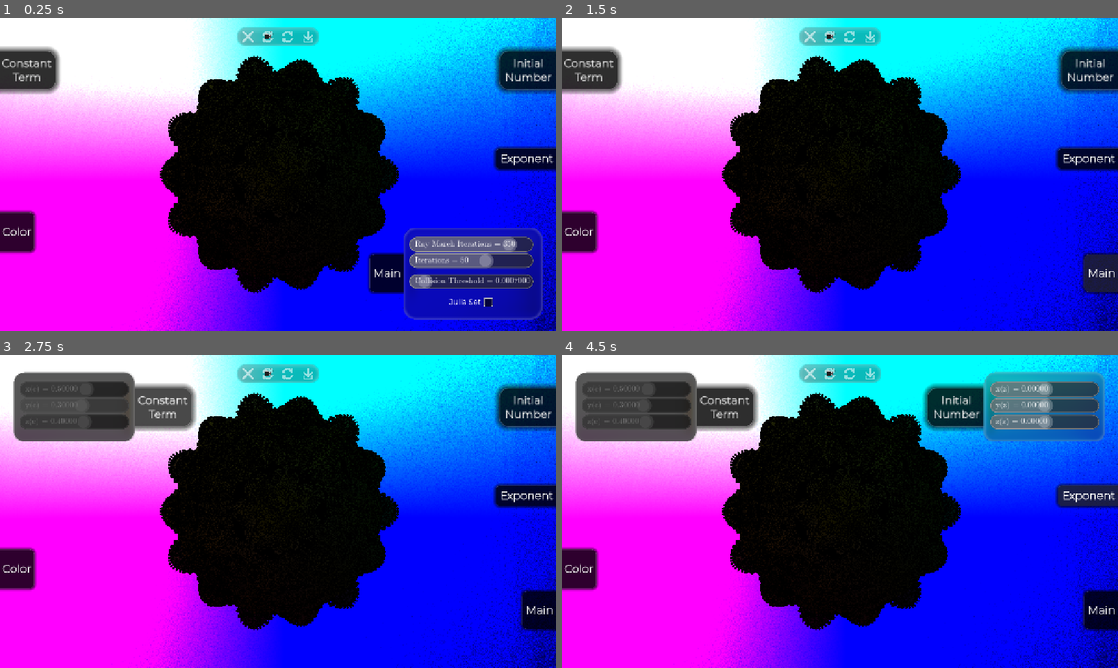
Above: before the commit, frames 1-4 (two rows, left to right).
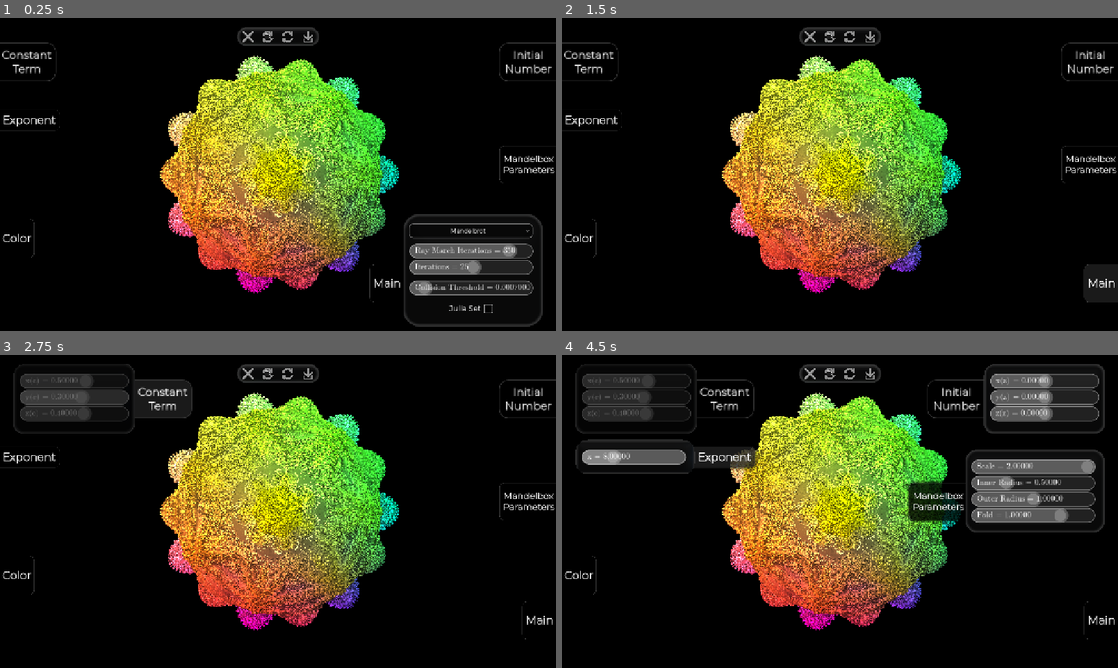
Above: after the commit, the same moments.

Repository: ADOGamedev/Fractals
Game: Godot game, scene res://scenes/mandelbulb_fractal.tscn
Two runs of this game, one before a commit and one after it. Both use one fixed random seed, a clock stepped at 60 frames per second and the inputs below. This scene is started directly instead of the project's main scene.
Inputs (mouse positions are in pixels of both pictures, inside the frame that each line leads up to):
- Up to frame 1 (0.25 s): no input
- Up to frame 2 (1.5 s): click (1034, 230) at 0.5 s, where only the run after the commit has a clickable "Mandelbrot"; click "Main" at 1.25 s
- Up to frame 3 (2.75 s): click "Constant Term" at 2 s
- Up to frame 4 (4.5 s): click (1090, 502) at 2.75 s, where only the run after the commit has a clickable "Mandelbox Parameters"; click "Initial Number" at 3.5 s; click "Exponent" at 4.25 s

The runs differ from the first frame. In frame 1, 100% of the frame differs, in the area x 0-100%, y 0-100%; in frame 2, 100%; in frame 3, 98%; in frame 4, 98%.
Error in both runs: Invalid assignment of property or key 'grad' with value of type 'Gradient' on a base object of type 'Nil'. (res://src/mandelbulb_fractal/mandelbulb_color_widge…

Commit message:
Laggy Mandelbox done

Diff:
--- a/scenes/main.tscn
+++ b/scenes/main.tscn
@@ -82,7 +82,8 @@
 label = "Complex Fractals 3D"
 secondary_label = "Includes:
     · The Mandelbulb
-With Julia mode."
+    · The Mandelbox
+Both with their respective Julia modes."
 scene = ExtResource("8_tipki")
 
 [node name="n_flake_display_panel" parent="MarginContainer/GridContainer" unique_id=257197875 instance=ExtResource("3_sugp2")]
--- a/scenes/mandelbulb_fractal.tscn
+++ b/scenes/mandelbulb_fractal.tscn
@@ -17,6 +17,7 @@
 
 [sub_resource type="ShaderMaterial" id="ShaderMaterial_var0u"]
 shader = ExtResource("1_rctea")
+shader_parameter/mandelboox_space_scale = 7.0
 shader_parameter/ratio = 1.7777778
 shader_parameter/scale = 1.0
 shader_parameter/camPos = Vector3(0, 0, -3)
@@ -25,20 +26,25 @@
 shader_parameter/constant_c = Vector3(0.5, 0.1, 0.3)
 shader_parameter/lower_bound = 1e-05
 shader_parameter/upper_bound = 100.0
-shader_parameter/ray_march_iterations = 350
-shader_parameter/iterations = 50
+shader_parameter/ray_march_iterations = 350.0
+shader_parameter/iterations = 50.0
 shader_parameter/exponent = 8.0
-shader_parameter/hit_pos_strength = 0.33
+shader_parameter/hit_pos_strength = 8.19
 shader_parameter/iteratios_coloring_strength = 0.33
-shader_parameter/lighting_strength = 0.33
-shader_parameter/ambient_light = 0.15
+shader_parameter/lighting_strength = 0.16
+shader_parameter/ambient_light = 0.215
 shader_parameter/bg_color = Vector3(0, 0, 0)
-shader_parameter/single_color_bg = false
+shader_parameter/single_color_bg = true
 shader_parameter/gradient = SubResource("GradientTexture1D_caifj")
 shader_parameter/gradient_repetition = 350.0
-shader_parameter/gradient_attenuation = 0.0
+shader_parameter/gradient_attenuation = 1.0
 shader_parameter/gradient_offset = 0.0
 shader_parameter/julia = false
+shader_parameter/mandelbox = false
+shader_parameter/mandelbox_f = 1.0
+shader_parameter/mandelbox_s = -1.5
+shader_parameter/mandelbox_r = 0.5
+shader_parameter/mandelbox_or = 1.0
 
 [sub_resource type="ShaderMaterial" id="ShaderMaterial_s30jy"]
 shader = ExtResource("3_iovtp")
@@ -90,9 +96,9 @@
 layout_mode = 3
 anchors_preset = 0
 offset_left = 989.0
-offset_top = 541.0
+offset_top = 564.0
 offset_right = 1275.0
-offset_bottom = 721.0
+offset_bottom = 744.0
 
 [node name="PanelContainer" type="PanelContainer" parent="CanvasLayer/main_panel" unique_id=554276587]
 material = SubResource("ShaderMaterial_s30jy")
@@ -103,9 +109,9 @@
 anchor_right = 1.0
 anchor_bottom = 1.0
 offset_left = -345.99997
-offset_top = -238.52202
+offset_top = -291.52203
 offset_right = 30.61441
-offset_bottom = 10.477982
+offset_bottom = 10.477966
 grow_horizontal = 0
 grow_vertical = 0
 scale = Vector2(0.84968597, 0.84968597)
@@ -117,6 +123,28 @@
 layout_mode = 2
 theme_override_constants/separation = 12
 
+[node name="fractals_option_button" type="OptionButton" parent="CanvasLayer/main_panel/PanelContainer/VBoxContainer" unique_id=545756279]
+unique_name_in_owner = true
+layout_mode = 2
+focus_mode = 0
+theme = ExtResource("4_i5g6i")
+alignment = 1
+selected = 1
+item_count = 3
+popup/item_0/text = "Select type of fractal"
+popup/item_0/id = 0
+popup/item_0/disabled = true
+popup/item_0/separator = true
+popup/item_1/text = "Mandelbrot"
+popup/item_1/id = 1
+popup/item_2/text = "Mandelbox"
+popup/item_2/id = 2
+
+[node name="Control4" type="Control" parent="CanvasLayer/main_panel/PanelContainer/VBoxContainer" unique_id=829524616]
+layout_mode = 2
+size_flags_vertical = 3
+size_flags_stretch_ratio = 3.64
+
 [node name="ray_march_iterations" parent="CanvasLayer/main_panel/PanelContainer/VBoxContainer" unique_id=691124258 instance=ExtResource("5_5tp42")]
 unique_name_in_owner = true
 layout_mode = 2
@@ -139,7 +167,7 @@
 variable_name = "Iterations"
 integer = true
 exp_edit = true
-curr_value = 50.0
+curr_value = 25.0
 exp_maximum = 1000
 
 [node name="HSlider" parent="CanvasLayer/main_panel/PanelContainer/VBoxContainer/iterations" index="0" unique_id=1601533653]
@@ -202,12 +230,109 @@
 displacement = Vector2(351, 0)
 parent_hidden = false
 
+[node name="mandelbox_parameters" type="Control" parent="CanvasLayer" unique_id=117349303]
+unique_name_in_owner = true
+layout_mode = 3
+anchors_preset = 0
+offset_left = 989.0
+offset_top = 262.0
+offset_right = 1275.0
+offset_bottom = 442.0
+
+[node name="PanelContainer" type="PanelContainer" parent="CanvasLayer/mandelbox_parameters" unique_id=1950689711]
+material = SubResource("ShaderMaterial_s30jy")
+layout_mode = 1
+anchors_preset = 3
+anchor_left = 1.0
+anchor_top = 1.0
+anchor_right = 1.0
+anchor_bottom = 1.0
+offset_left = -345.99997
+offset_top = -179.89369
+offset_right = 30.61441
+offset_bottom = 0.10630798
+grow_horizontal = 0
+grow_vertical = 0
+scale = Vector2(0.84968597, 0.84968597)
+mouse_filter = 2
+theme = ExtResource("4_i5g6i")
+theme_override_styles/panel = SubResource("StyleBoxFlat_ruy4v")
+
+[node name="VBoxContainer" type="VBoxContainer" parent="CanvasLayer/mandelbox_parameters/PanelContainer" unique_id=1736185146]
+layout_mode = 2
+theme_override_constants/separation = 12
+
+[node name="mandelbox_s" parent="CanvasLayer/mandelbox_parameters/PanelContainer/VBoxContainer" unique_id=377131329 instance=ExtResource("5_5tp42")]
+unique_name_in_owner = true
+layout_mode = 2
+variable_name = "Scale"
+curr_value = 2.0
+
+[node name="HSlider" parent="CanvasLayer/mandelbox_parameters/PanelContainer/VBoxContainer/mandelbox_s" index="0" unique_id=1601533653]
+min_value = -2.0
+max_value = 2.0
+step = 0.0
+value = 1.0
+allow_greater = true
+allow_lesser = true
+
+[node name="mandelbox_r" parent="CanvasLayer/mandelbox_parameters/PanelContainer/VBoxContainer" unique_id=1074291305 instance=ExtResource("5_5tp42")]
+unique_name_in_owner = true
+layout_mode = 2
+variable_name = "Inner Radius"
+curr_value = 0.5
+
+[node name="HSlider" parent="CanvasLayer/mandelbox_parameters/PanelContainer/VBoxContainer/mandelbox_r" index="0" unique_id=1601533653]
+max_value = 2.0
+step = 0.0
+value = 0.01
+allow_greater = true
+
+[node name="mandelbox_or" parent="CanvasLayer/mandelbox_parameters/PanelContainer/VBoxContainer" unique_id=1724217291 instance=ExtResource("5_5tp42")]
+unique_name_in_owner = true
+layout_mode = 2
+variable_name = "Outer Radius"
+curr_value = 1.0
+
+[node name="HSlider" parent="CanvasLayer/mandelbox_parameters/PanelContainer/VBoxContainer/mandelbox_or" index="0" unique_id=1601533653]
+max_value = 2.0
+step = 0.0
+value = 0.01
+allow_greater = true
+
+[node name="mandelbox_f" parent="CanvasLayer/mandelbox_parameters/PanelContainer/VBoxContainer" unique_id=1545241163 instance=ExtResource("5_5tp42")]
+unique_name_in_owner = true
+layout_mode = 2
+variable_name = "Fold"
+curr_value = 1.0
+
+[node name="HSlider" parent="CanvasLayer/mandelbox_parameters/PanelContainer/VBoxContainer/mandelbox_f" index="0" unique_id=1601533653]
+min_value = -2.0
+max_value = 2.0
+step = 0.0
+value = 1.0
+allow_greater = true
+allow_lesser = true
+
+[node name="InOutWidget" parent="CanvasLayer/mandelbox_parameters" unique_id=1411006017 instance=ExtResource("7_4fdp8")]
+layout_mode = 0
+offset_left = -190.00005
+offset_top = 31.999985
+offset_right = 58.9626
+offset_bottom = 194.0
+scale = Vector2(0.535, 0.535)
+theme_override_font_sizes/font_size = 38
+text = "Mandelbox
+Parameters"
+direction = 0
+displacement = Vector2(351, 0)
+
 [node name="constant" parent="CanvasLayer" unique_id=1407435493 instance=ExtResource("8_i5g6i")]
 unique_name_in_owner = true
 offset_left = 32.0
-offset_top = 40.0
+offset_top = 21.0
 offset_right = -844.0
-offset_bottom = -450.0
+offset_bottom = -469.0
 initial_complex_num = Vector3(0.5, 0.3, 0.4)
 variable_name = "c"
 
@@ -238,9 +363,9 @@
 anchor_left = 1.0
 anchor_bottom = 0.0
 offset_left = -308.0
-offset_top = 40.0
+offset_top = 21.0
 offset_right = -31.0
-offset_bottom = 199.0
+offset_bottom = 180.0
 grow_horizontal = 0
 grow_vertical = 1
 
@@ -262,12 +387,13 @@
 TWEEN_TIME = 0.17
 
 [node name="exponent" type="Control" parent="CanvasLayer" unique_id=723938037]
+unique_name_in_owner = true
 layout_mode = 3
 anchors_preset = 0
-offset_left = 974.0
-offset_top = 291.0
-offset_right = 1250.9778
-offset_bottom = 361.0
+offset_left = 32.0
+offset_top = 202.0
+offset_right = 308.97778
+offset_bottom = 272.0
 
 [node name="PanelContainer" type="PanelContainer" parent="CanvasLayer/exponent" unique_id=2136249577]
 material = SubResource("ShaderMaterial_s30jy")
@@ -298,14 +424,13 @@
 
 [node name="InOutWidget" parent="CanvasLayer/exponent" unique_id=495871915 instance=ExtResource("7_4fdp8")]
 layout_mode = 0
-offset_left = -139.99994
-offset_top = 9.000021
-offset_right = 125.42059
-offset_bottom = 98.71963
+offset_left = 271.0
+offset_top = 9.000006
+offset_right = 536.42053
+offset_bottom = 98.71961
 scale = Vector2(0.535, 0.535)
 text = "Exponent"
-direction = 0
-displacement = Vector2(307, 0)
+displacement = Vector2(-307, 0)
 
 [node name="MandelbulbColorWidget" parent="CanvasLayer" unique_id=374050701 instance=ExtResource("9_5tp42")]
 unique_name_in_owner = true
@@ -313,9 +438,9 @@
 anchor_top = 1.0
 anchor_right = 0.0
 offset_left = 32.0
-offset_top = -445.00003
+offset_top = -430.0
 offset_right = 32.0
-offset_bottom = -445.00003
+offset_bottom = -430.0
 grow_horizontal = 1
 grow_vertical = 0
 scale = Vector2(0.87, 0.87)
@@ -337,6 +462,10 @@
 [editable path="CanvasLayer/main_panel/PanelContainer/VBoxContainer/ray_march_iterations"]
 [editable path="CanvasLayer/main_panel/PanelContainer/VBoxContainer/iterations"]
 [editable path="CanvasLayer/main_panel/PanelContainer/VBoxContainer/lower_bound"]
+[editable path="CanvasLayer/mandelbox_parameters/PanelContainer/VBoxContainer/mandelbox_s"]
+[editable path="CanvasLayer/mandelbox_parameters/PanelContainer/VBoxContainer/mandelbox_r"]
+[editable path="CanvasLayer/mandelbox_parameters/PanelContainer/VBoxContainer/mandelbox_or"]
+[editable path="CanvasLayer/mandelbox_parameters/PanelContainer/VBoxContainer/mandelbox_f"]
 [editable path="CanvasLayer/constant"]
 [editable path="CanvasLayer/constant/PanelContainer/VBoxContainer/real_part"]
 [editable path="CanvasLayer/constant/PanelContainer/VBoxContainer/i_part"]
--- a/src/mandelbulb_fractal/mandelbulb_fractal.gd
+++ b/src/mandelbulb_fractal/mandelbulb_fractal.gd
@@ -1,4 +1,7 @@
 extends ColorRect
+
+var MANDELBOX_INDEX = 2
+
 
 var MOVE_SPEED_FACTOR = 1.05
 @export var camera_move_speed = 3
@@ -59,6 +62,23 @@
 
 	material.set_shader_parameter("initial_z", %z.get_complex_num())
 	material.set_shader_parameter("constant_c", %constant.get_complex_num())
+
+	material.set_shader_parameter("mandelbox_s", %mandelbox_s.get_value())
+	material.set_shader_parameter("mandelbox_r", %mandelbox_r.get_value())
+	material.set_shader_parameter("mandelbox_or", %mandelbox_or.get_value())
+	material.set_shader_parameter("mandelbox_f", %mandelbox_f.get_value())
+
+	var mandelbox = %fractals_option_button.selected == MANDELBOX_INDEX
+	material.set_shader_parameter("mandelbox", mandelbox)
+
+	%exp.set_disabled(mandelbox)
+	%exponent.get_node("InOutWidget").set_button_disabled(mandelbox)
+
+	%mandelbox_s.set_disabled(!mandelbox)
+	%mandelbox_r.set_disabled(!mandelbox)
+	%mandelbox_or.set_disabled(!mandelbox)
+	%mandelbox_f.set_disabled(!mandelbox)
+	%mandelbox_parameters.get_node("InOutWidget").set_button_disabled(!mandelbox)
 
 
 func update_camera_transform(delta: float) -> void:
--- a/src/mandelbulb_fractal/mandelbulb_fractal.gdshader
+++ b/src/mandelbulb_fractal/mandelbulb_fractal.gdshader
@@ -1,6 +1,8 @@
 shader_type canvas_item;
 
 const vec3 light_source_vector = vec3(-1., -1., -1.);
+
+uniform float mandelboox_space_scale = 0.1;
 
 uniform float ratio = 1.77777777777;
 uniform float scale = 1.;
@@ -31,18 +33,38 @@
 uniform float gradient_offset = 0.;
 
 uniform bool julia = false;
+uniform bool mandelbox = false;
+
+uniform float mandelbox_f = 1.;
+uniform float mandelbox_s = 2.;
+uniform float mandelbox_r = 0.5;
+uniform float mandelbox_or = 1.0;
+
+vec3 boxFold(vec3 z){
+    return clamp(z, -1.0, 1.0) * 2.0 - z;
+}
+
+vec3 sphereFold(in vec3 z, inout float dz) {
+    float r2 = dot(z, z);
+    float inv_r2 = inversesqrt(r2 + 1e-8);
+    float r = r2 * inv_r2;
+
+    float cond1 = step(r, mandelbox_r);
+    float cond2 = step(r, mandelbox_or) * (1.0 - cond1);
+
+    float scale1 = 4.0;
+    float scale2 = 1.0 / (r2 + 1e-8);
+
+    float s = cond1 * scale1 + cond2 * scale2 + (1.0 - cond1 - cond2);
+
+    z *= s;
+    dz *= s;
+
+    return z;
+}
+
 
 // ------------------Signed Distance Functions------------------ //
-float sdSphere(in vec3 p, in float r) {
-	return length(p) - r;
-}
-
-// d is half the dimension of the box, since we take the space to be simetric
-float sdBox(in vec3 p, in vec3 d) {
-	vec3 q = abs(p) - d;
-	return length(max(q, 0.)) + min(max(q.x, max(q.y, q.z)), 0.0);
-}
-
 float sdMandelbulb(vec3 pos) {
 	vec3 z = initial_z;
 	float dr = 1.0;
@@ -86,7 +108,7 @@
 		// convert to polar coordinates
 		float theta = acos(z.z/r);
 		float phi = atan(z.y,z.x);
-		dr =  pow( r, exponent-1.0)*exponent*dr + 1.0;
+		dr =  pow(r, exponent-1.0) * exponent * dr + 1.0;
 
 		// scale and rotate the point
 		float zr = pow( r,exponent);
@@ -95,10 +117,44 @@
 
 		// convert back to cartesian coordinates
 		z = zr*vec3(sin(theta)*cos(phi), sin(phi)*sin(theta), cos(theta));
-		z+=constant_c;
+		z += constant_c;
 	}
 
 	return 0.5*log(r)*r/dr;
+}
+
+float sdMandelbox(vec3 pos) {
+	vec3 z = initial_z;
+	float s = mandelbox_s;
+	vec3 c = pos;
+	float dr = 1.0;
+
+	for (int n = 0; n < int(iterations); n++) {
+		z = mandelbox_f * boxFold(z);
+		z = sphereFold(z, dr);
+		z = s * z + c;
+		dr = dr * abs(s) + 1.0;
+	}
+
+	float r = length(z);
+	return r / abs(dr);
+}
+
+float sdJuliaMandelbox(vec3 pos) {
+	vec3 z = pos;
+	float s = mandelbox_s;
+	vec3 c = constant_c;
+	float dr = 1.0;
+	for (int n = 0; n < int(iterations); n++) {
+
+		z = boxFold(z);
+		z = sphereFold(z, dr);
+		z = s * z + c;
+		dr = dr * abs(s) + 1.0;
+	}
+
+	float r = length(z);
+	return r / abs(dr);
 }
 
 // ------------------OP Funtions------------------ //
@@ -141,9 +197,14 @@
 }
 
 float map(in vec3 p) {
-	float sphere = julia ? sdJuliaMandelbulb(p) : sdMandelbulb(p);
-
-	return sphere;
+	if (mandelbox) {
+		p *= mandelboox_space_scale;
+		float d = julia ? sdJuliaMandelbox(p) : sdMandelbox(p);
+
+		return d / mandelboox_space_scale;
+	}
+
+	return julia ? sdJuliaMandelbulb(p) : sdMandelbulb(p);
 }
 
 vec3 normals(in vec3 p) {
